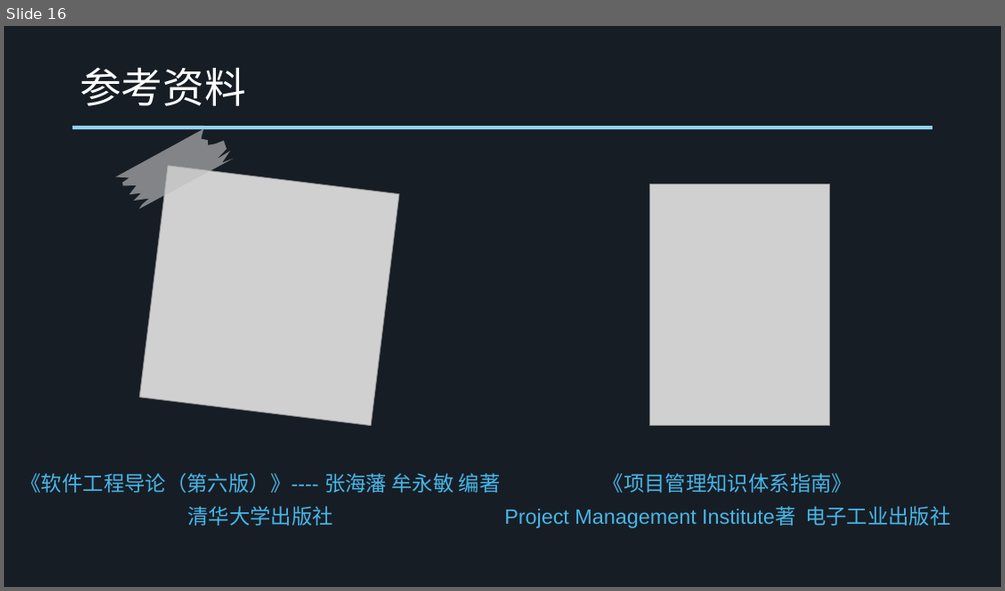
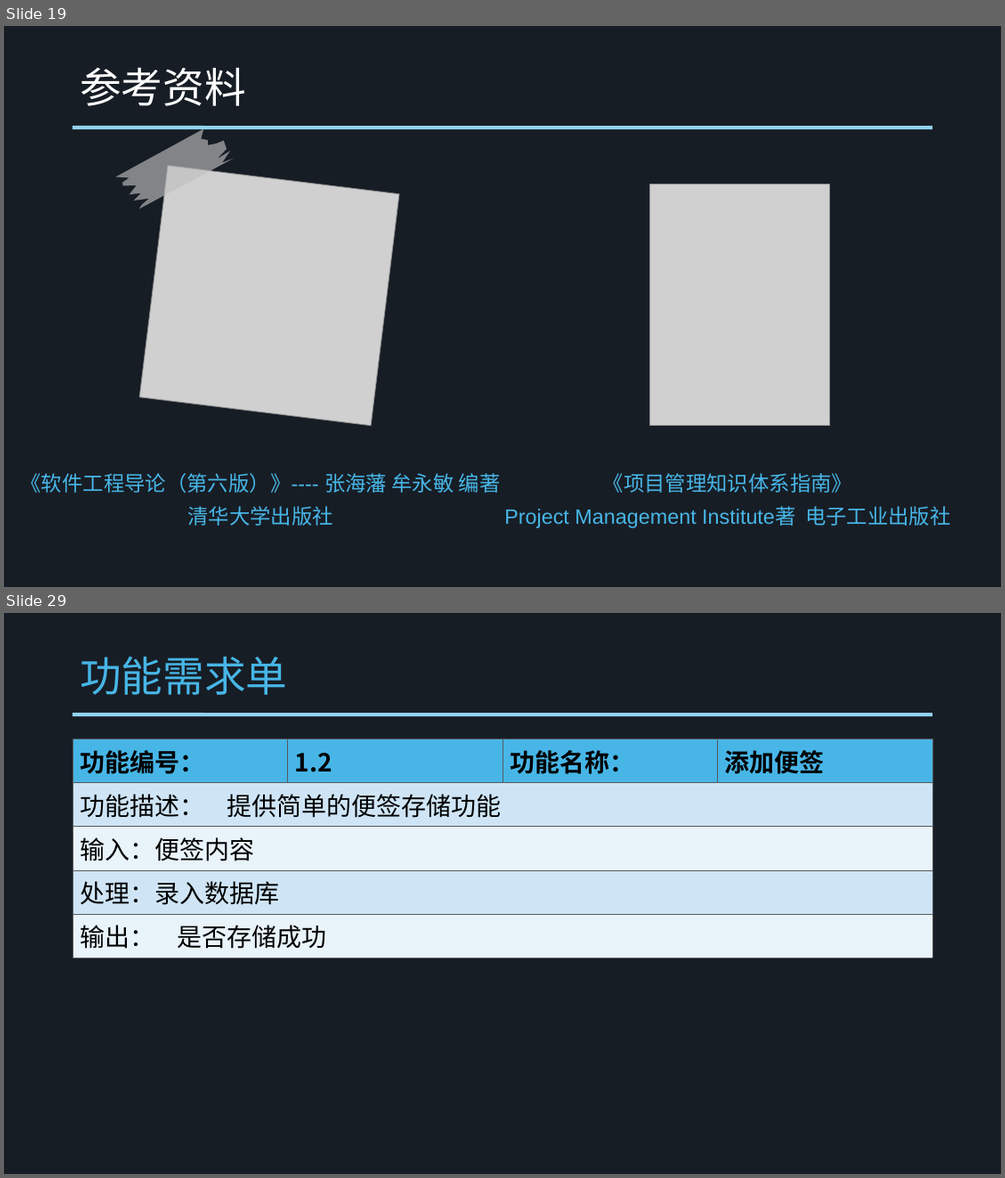
Before and after one commit to SE-2017-G4/SE-2017, a slide deck: Document/SE2017-G4 项目计划书.ppt. Shown one above the other, each under a label of ours: slide 16 before the commit, slides 19 and 29 after it; the slides between them are not shown. The pictures are 1005x591 and 1005x1178 pixels, drawn with LibreOffice and Linux fonts; fonts in the diff are those of the drawing; grey boxes stand for pictures. Boxes give left, top, right and bottom in pixels: in the first picture for what was removed or moved away, otherwise in the second. Text is boxed around its words. In the diff, an @@ line names an element or a change of style, - is before the commit and + after.

Commit message:
新增需求说明书，修改项目计划，上传界面原型

```diff
--- a/Document/SE2017-G4 项目计划书.ppt
+++ b/Document/SE2017-G4 项目计划书.ppt
@@ slide 29 added at bbox=[4, 613, 1001, 1174], background #171D25; not listed: 1 template element that a slide beside it also shows @@
@@ title added at bbox=[80, 657, 287, 695], 40 pt, text #47B6E7 @@
+功能需求单
@@ table added at bbox=[73, 739, 932, 952], 5 rows, 4 columns @@
+功能编号： | 1.2 | 功能名称： | 添加便签
+功能描述： 提供简单的便签存储功能 |  |  | 
+输入：便签内容 |  |  | 
+处理：录入数据库 |  |  | 
+输出： 是否存储成功 |  |  | 
@@ what was slide 16 is now slide 19 @@
```
Also in this commit, not shown: 7 slides changed, 38 other slides added, 1 slide removed, 33 other files.
